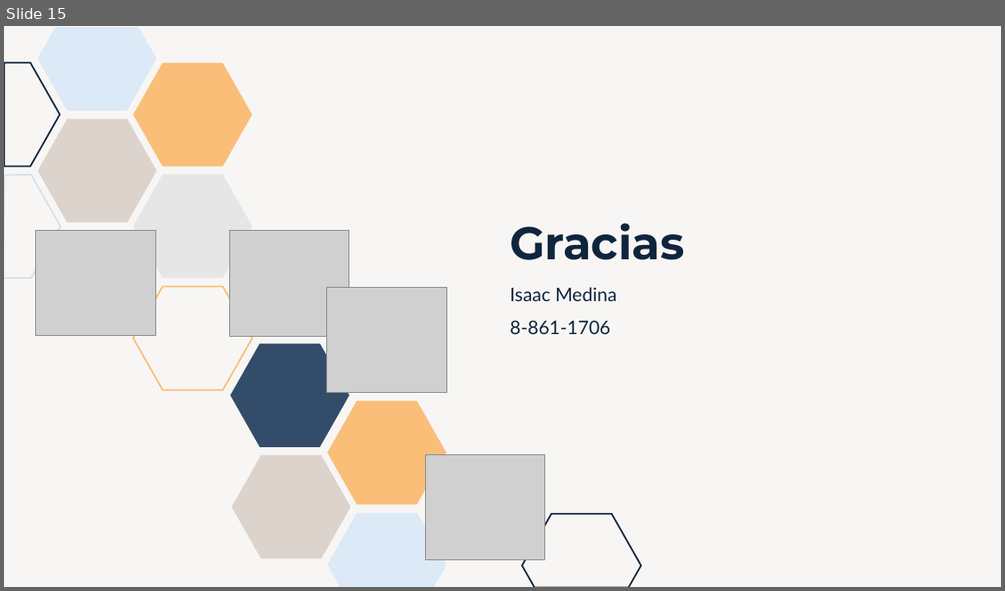
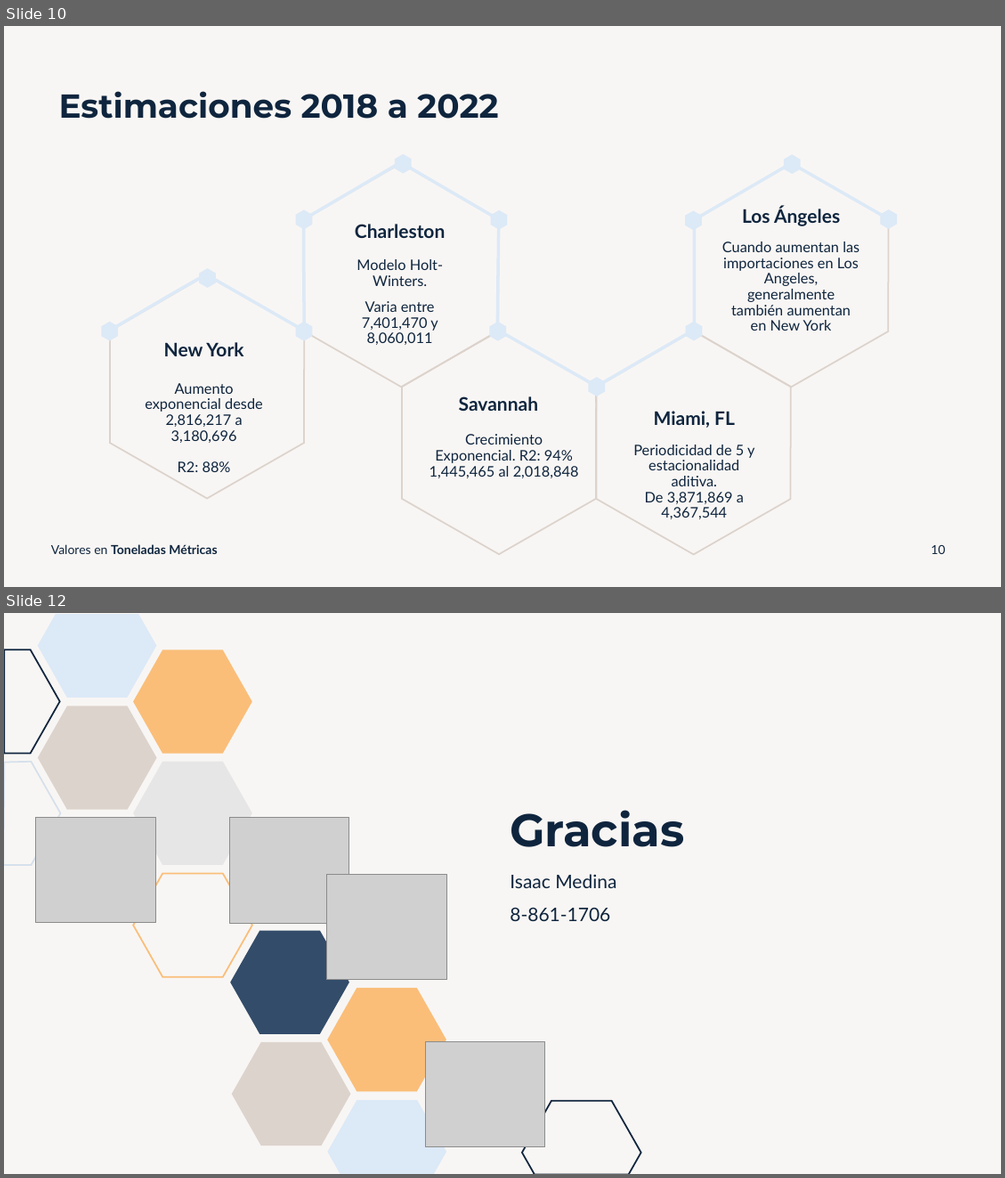
Before and after one commit to isaacmedina/usa-container-ports-timeline-series, a slide deck: docs/Presentacion.pptx. Shown one above the other, each under a label of ours: slide 15 before the commit, slides 10 and 12 after it; the slides between them are not shown. The pictures are 1005x591 and 1005x1178 pixels, drawn with LibreOffice and Linux fonts; fonts in the diff are those of the drawing; grey boxes stand for pictures. Boxes give left, top, right and bottom in pixels: in the first picture for what was removed or moved away, otherwise in the second. Text is boxed around its words. In the diff, an @@ line names an element or a change of style, - is before the commit and + after.

```diff
--- a/docs/Presentacion.pptx
+++ b/docs/Presentacion.pptx
@@ slide 10 added at (4, 26, 1001, 587), background #DCD3CC at 20% opacity @@
@@ title added at (59, 91, 498, 119), 32 pt, text #0F253E, bold @@
+Estimaciones 2018 a 2022
@@ freeform shape added at (395, 154, 412, 174), fill #DCE9F7 @@
@@ freeform shape added at (784, 155, 801, 174), fill #DCE9F7 @@
@@ freeform shape added at (108, 162, 693, 386), outline #DCE9F7 3 pt @@
@@ freeform shape added at (304, 163, 498, 386), outline #DCD3CC 1.5 pt @@
@@ freeform shape added at (695, 163, 889, 386), outline #DCD3CC 1.5 pt @@
@@ freeform shape added at (695, 163, 889, 332), outline #DCE9F7 3 pt @@
@@ freeform shape added at (296, 210, 312, 230), fill #DCE9F7 @@
@@ freeform shape added at (491, 210, 507, 230), fill #DCE9F7 @@
@@ freeform shape added at (685, 211, 702, 230), fill #DCE9F7 @@
@@ text added at (742, 206, 840, 226), 18 pt, text #0F253E, bold @@
+Los Ángeles
@@ freeform shape added at (881, 209, 897, 229), fill #DCE9F7 @@
@@ text added at (355, 224, 445, 238), 18 pt, text #0F253E, bold @@
+Charleston
@@ text added at (356, 259, 443, 345), 14 pt, text #0F253E @@
+Modelo Holt-Winters.
+Varia entre 7,401,470 y 8,060,011
@@ text added at (722, 241, 859, 330), 14 pt, text #0F253E @@
+Cuando aumentan las importaciones en Los Angeles, generalmente también aumentan en New York
@@ freeform shape added at (110, 274, 305, 498), outline #DCD3CC 1.5 pt @@
@@ freeform shape added at (199, 268, 216, 288), fill #DCE9F7 @@
@@ freeform shape added at (101, 321, 118, 341), fill #DCE9F7 @@
@@ text added at (164, 342, 243, 356), 18 pt, text #0F253E, bold @@
+New York
@@ freeform shape added at (296, 321, 312, 341), fill #DCE9F7 @@
@@ freeform shape added at (402, 330, 596, 554), outline #DCD3CC 1.5 pt @@
@@ freeform shape added at (489, 321, 506, 341), fill #DCE9F7 @@
@@ freeform shape added at (596, 330, 791, 554), outline #DCD3CC 1.5 pt @@
@@ freeform shape added at (685, 321, 702, 341), fill #DCE9F7 @@
@@ text added at (145, 383, 263, 472), 14 pt, text #0F253E @@
+Aumento exponencial desde 2,816,217 a 3,180,696
+R2: 88%
@@ text added at (459, 396, 538, 410), 18 pt, text #0F253E, bold @@
+Savannah
@@ freeform shape added at (588, 377, 605, 396), fill #DCE9F7 @@
@@ text added at (654, 410, 735, 427), 18 pt, text #0F253E, bold @@
+Miami, FL
@@ text added at (429, 434, 579, 478), 14 pt, text #0F253E @@
+Crecimiento Exponencial. R2: 94%
+1,445,465 al 2,018,848
@@ text added at (633, 444, 754, 519), 14 pt, text #0F253E @@
+Periodicidad de 5 y estacionalidad aditiva.
+De 3,871,869 a 4,367,544
@@ text added at (51, 544, 217, 554), 12 pt, text #0F253E, bold @@
+Valores en Toneladas Métricas
@@ page number added at (930, 545, 945, 554), 12 pt, text #0F253E @@
+10
@@ what was slide 15 is now slide 12 @@
```
Also in this commit, not shown: 5 slides changed, 1 other slide added, 5 slides removed, 3 other files.
